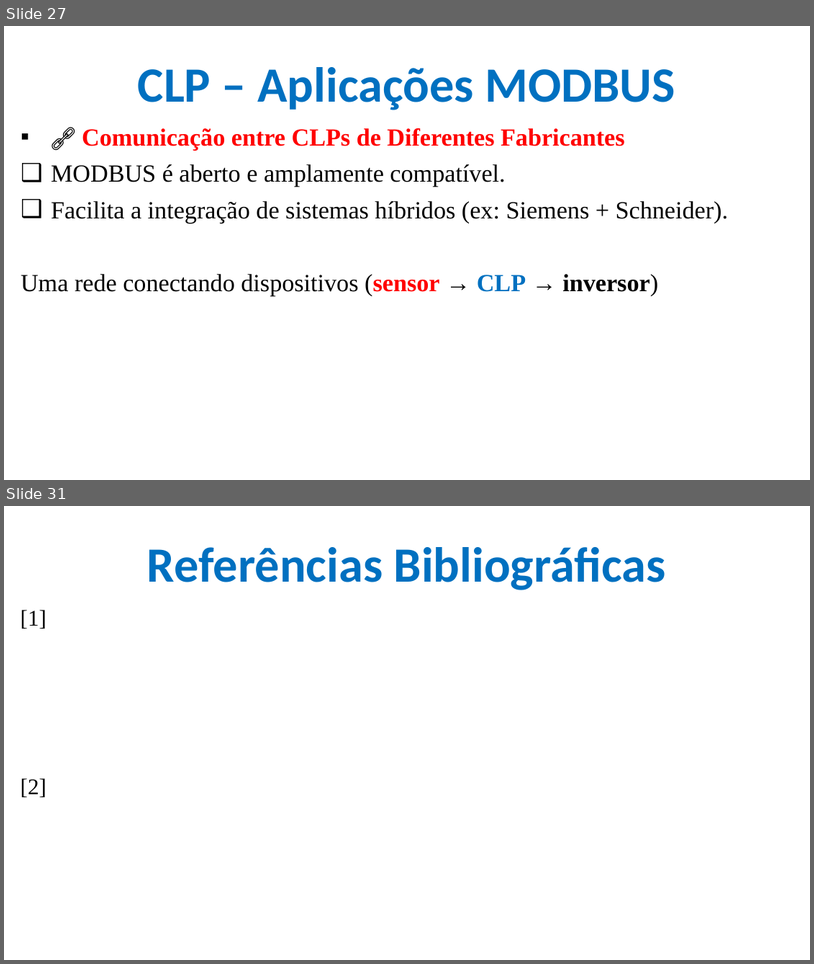
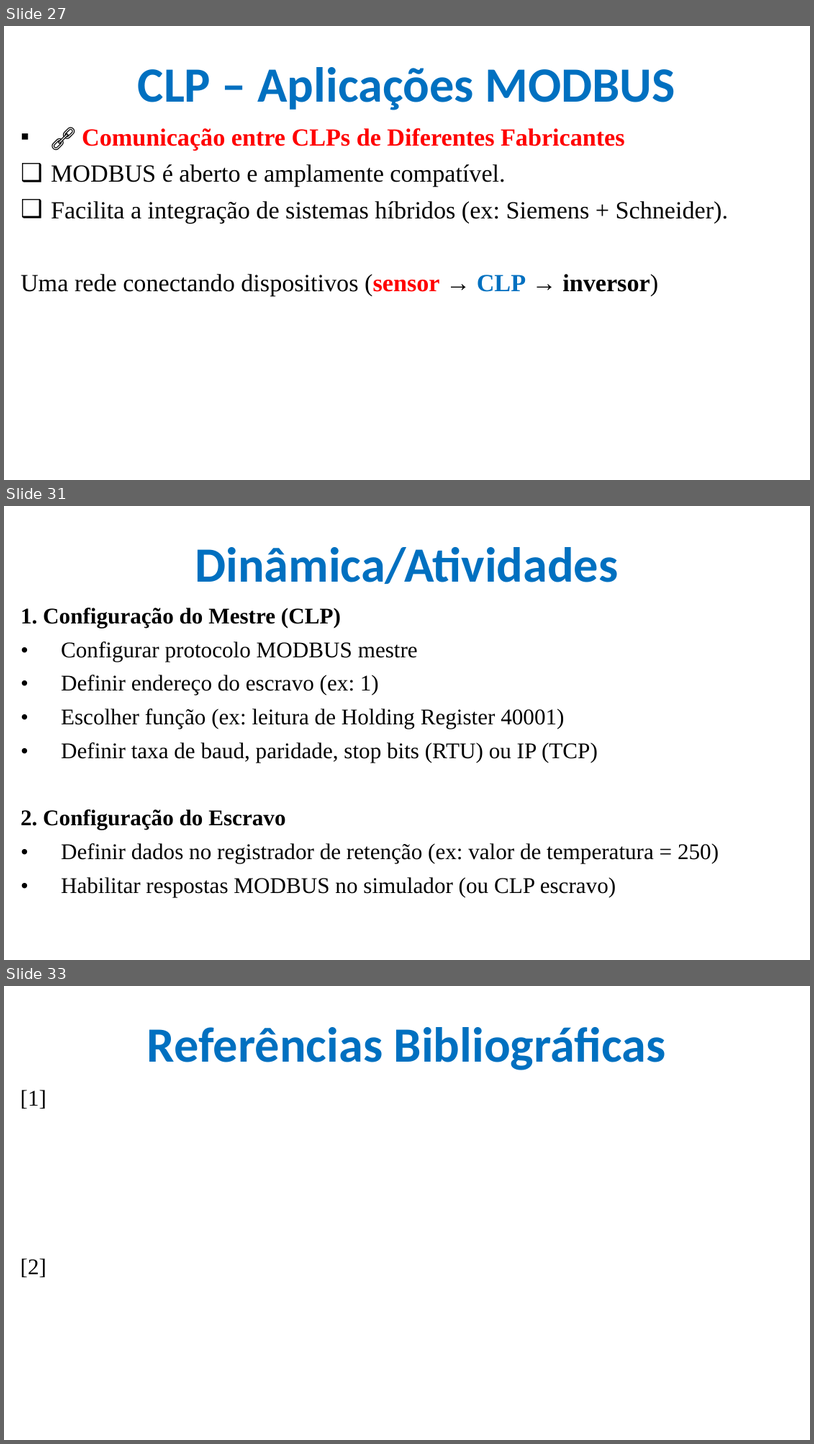
Before and after one commit to CloudEducationBrazil/WydenUniRuyControladoresLogicosProgCLP, a slide deck: 01 Classes/Aula6 - CLP - Redes Industriais MODBUS.pptx. Shown one above the other, each under a label of ours: slides 27 and 31 before the commit, slides 27, 31 and 33 after it; the slides between them are not shown. The pictures are 814x964 and 814x1444 pixels, drawn with LibreOffice and Linux fonts; fonts in the diff are those of the drawing; background and template pictures are left out. Boxes give left, top, right and bottom in pixels: in the first picture for what was removed or moved away, otherwise in the second. Text is boxed around its words. In the diff, an @@ line names an element or a change of style, - is before the commit and + after.

Commit message:
Disciplina CLP MODBUS - 24Abr2025

```diff
--- a/01 Classes/Aula6 - CLP - Redes Industriais MODBUS.pptx
+++ b/01 Classes/Aula6 - CLP - Redes Industriais MODBUS.pptx
@@ slide 31 added at (4, 506, 810, 960), background picture (left out) @@
@@ title added at (195, 547, 618, 584), 44 pt, text #0070C0, bold @@
+Dinâmica/Atividades
@@ text added at (21, 608, 719, 896), 20 pt, text #000000 @@
+1. Configuração do Mestre (CLP)
+• Configurar protocolo MODBUS mestre
+• Definir endereço do escravo (ex: 1)
+• Escolher função (ex: leitura de Holding Register 40001)
+• Definir taxa de baud, paridade, stop bits (RTU) ou IP (TCP)
+2. Configuração do Escravo
+• Definir dados no registrador de retenção (ex: valor de temperatura = 250)
+• Habilitar respostas MODBUS no simulador (ou CLP escravo)
@@ what was slide 31 is now slide 33 @@
```
Also in this commit, not shown: 3 slides changed, 1 other slide added.
